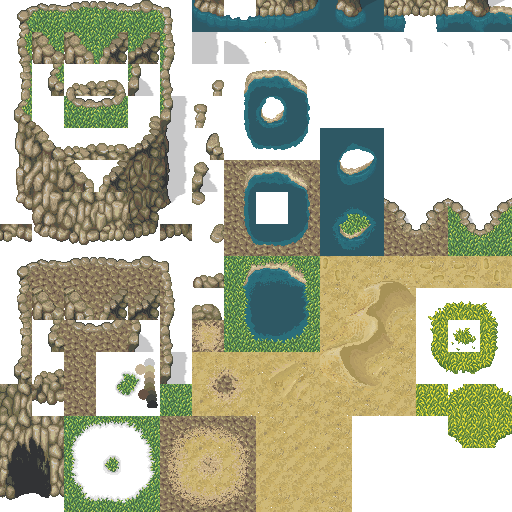
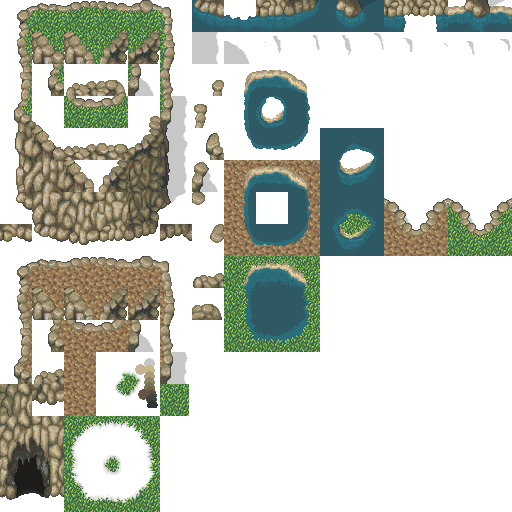
Before/after of a 512 × 512 layered artwork. What changed in the layer stack:
removed layer "AddsTransition" over [166, 320, 256, 507]
painted on "GrassShort" over [22, 6, 512, 512]
removed layer "GrassLong" over [416, 301, 512, 448]
moved "Cave entrance" above "Ground", painted on it over [8, 437, 51, 498]
moved "Ground" above "Cliff palette", painted on it over [22, 42, 448, 512]
removed layer "Sand" over [166, 256, 512, 512]
